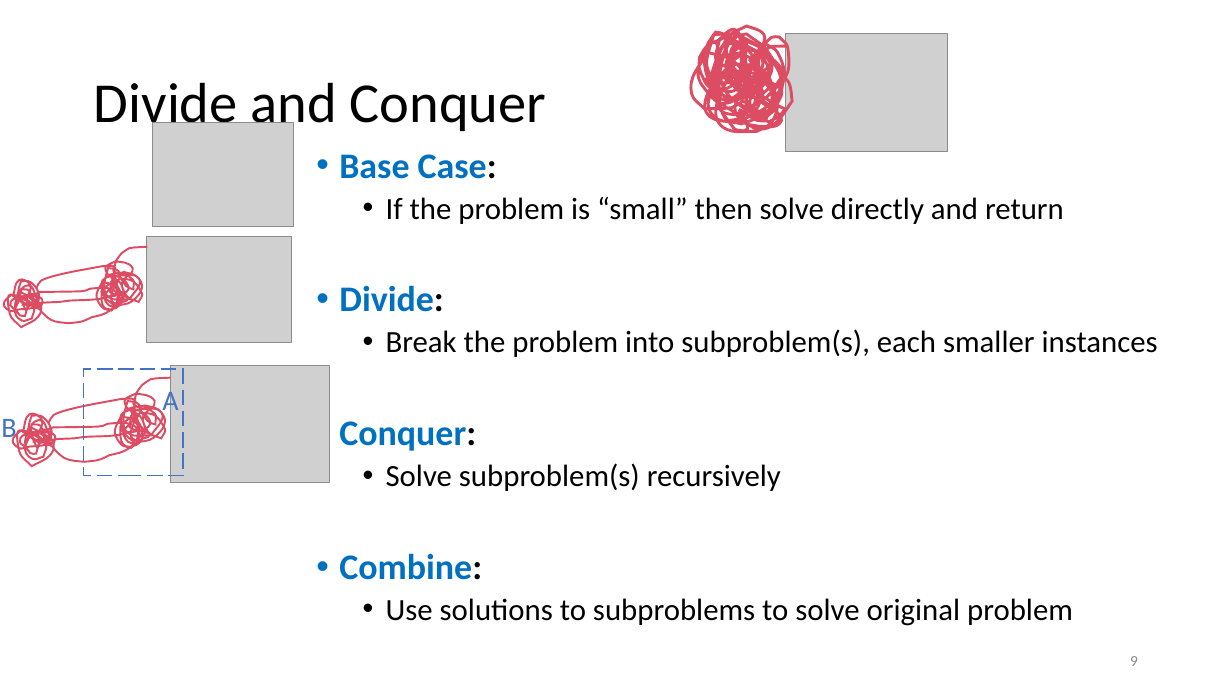
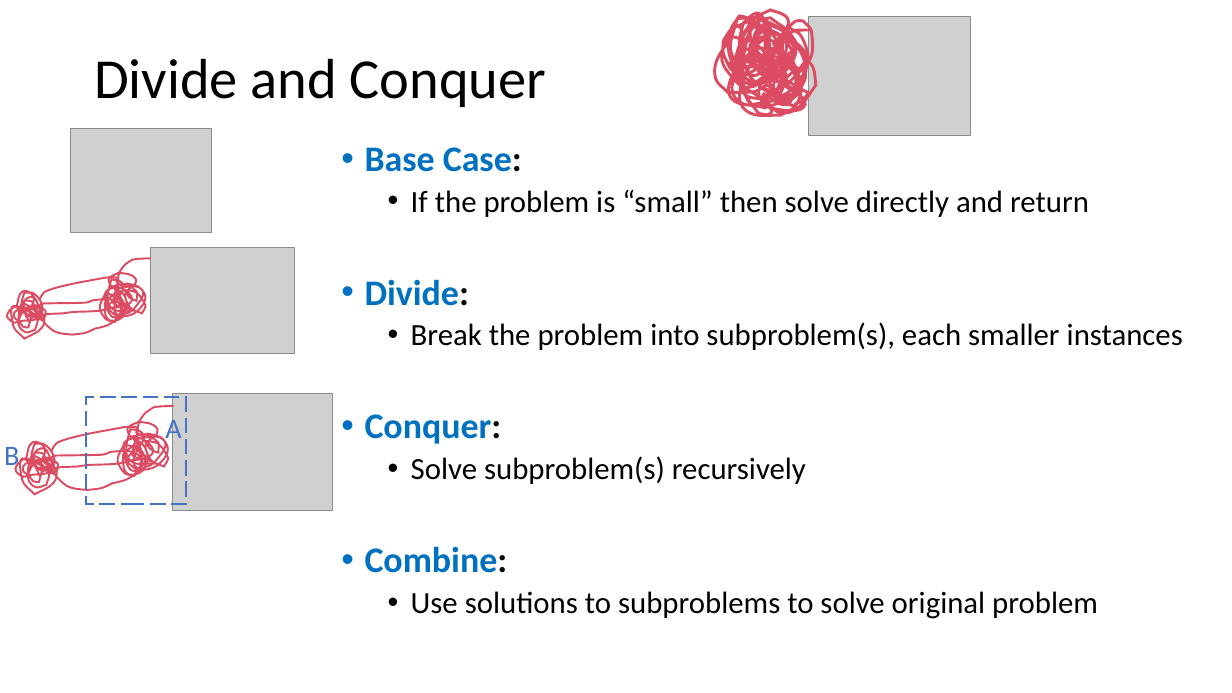
Before and after one commit to natebrunelle/cse332, a slide deck: slide 38 of markdown/files/slides/lecture13_sorting2.pptx (slide 9 before the commit). Drawn at 1232x693 pixels with LibreOffice and Linux fonts; fonts in the diff are those of the drawing; grey boxes stand for pictures. Boxes give left, top, right and bottom in pixels: in the first picture for what was removed or moved away, otherwise in the second. Text is boxed around its words. In the diff, an @@ line names an element or a change of style, - is before the commit and + after.

```diff
--- a/markdown/files/slides/lecture13_sorting2.pptx
+++ b/markdown/files/slides/lecture13_sorting2.pptx
@@ title "Divide and Conquer" rewrapped from <box>94,82,546,135</box> to <box>94,58,546,107</box> @@
@@ freeform shape: place and size @@
-freeform shape at <box>691,26,793,131</box>
+freeform shape at <box>714,10,816,116</box>
@@ picture: place and size @@
-picture at <box>786,33,947,152</box>
+picture at <box>809,17,970,136</box>
@@ picture: place and size @@
-picture at <box>152,123,294,226</box>
+picture at <box>70,128,212,232</box>
@@ text "Base Case:": place and size @@
-text "Base Case:" at <box>339,154,1158,626</box>
+text "Base Case:" at <box>365,147,1183,619</box>
@@ freeform shape: place and size @@
-freeform shape at <box>4,247,147,327</box>
+freeform shape at <box>7,259,151,339</box>
@@ picture: place and size @@
-picture at <box>147,236,291,342</box>
+picture at <box>150,248,294,354</box>
@@ 1 picture, 1 text, 1 freeform shape: place and size @@
-1 picture, 1 text, 1 freeform shape at <box>13,366,329,482</box>
+1 picture, 1 text, 1 freeform shape at <box>16,394,332,510</box>
@@ rectangle: place and size @@
-rectangle at <box>83,370,183,476</box>
+rectangle at <box>87,397,187,504</box>
@@ text "B": place and size @@
-text "B" at <box>1,419,16,443</box>
+text "B" at <box>4,447,19,471</box>
@@ page number removed at <box>1130,656,1138,666</box> @@
-9
```
Also in this commit, not shown: 22 other slides changed, 30 slides added, 12 slides removed, 5 other files.
